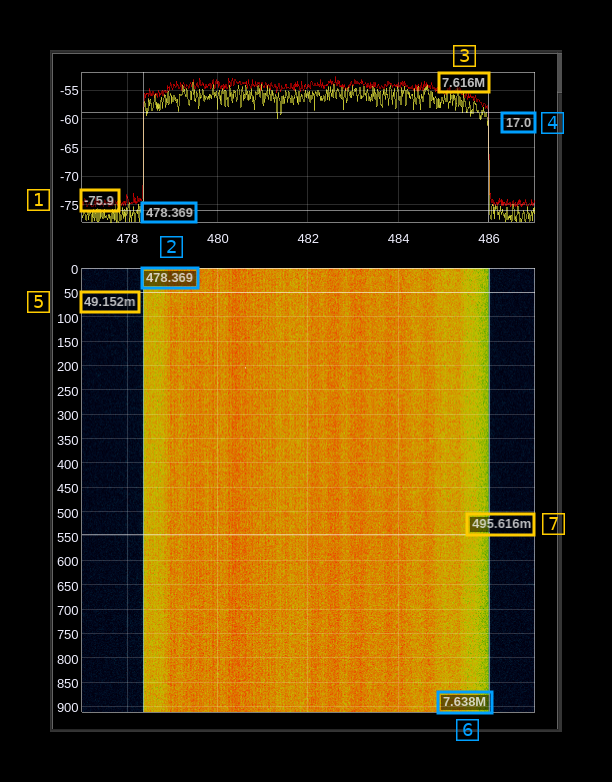
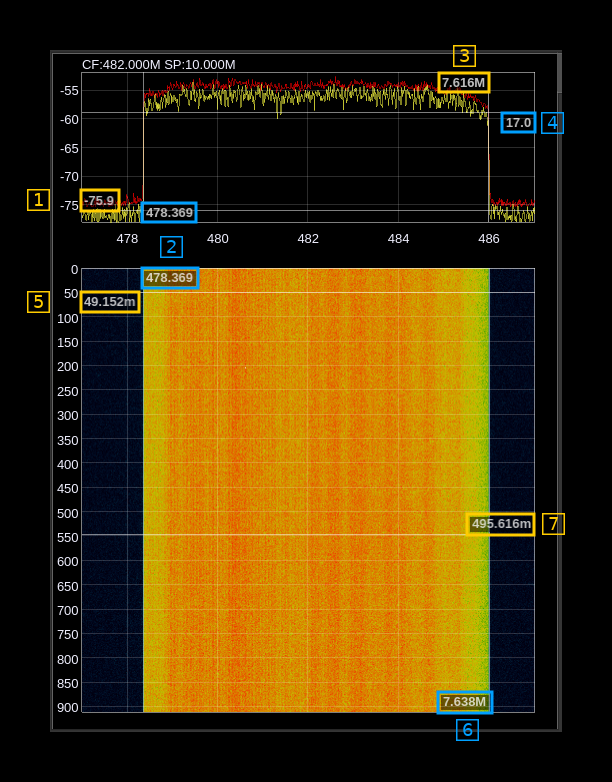
Layered file, before and after one edit (612x782). Changes by layer:
added layer "Pasted Layer" above "2020-07-04-224435_1014x753_scrot.png" over bbox(82, 60, 235, 69)
